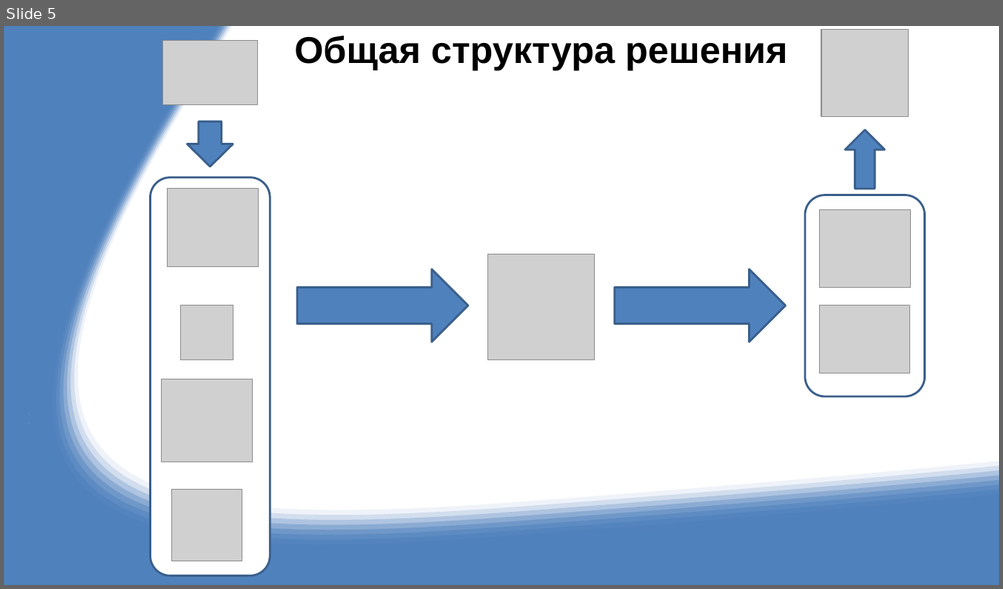
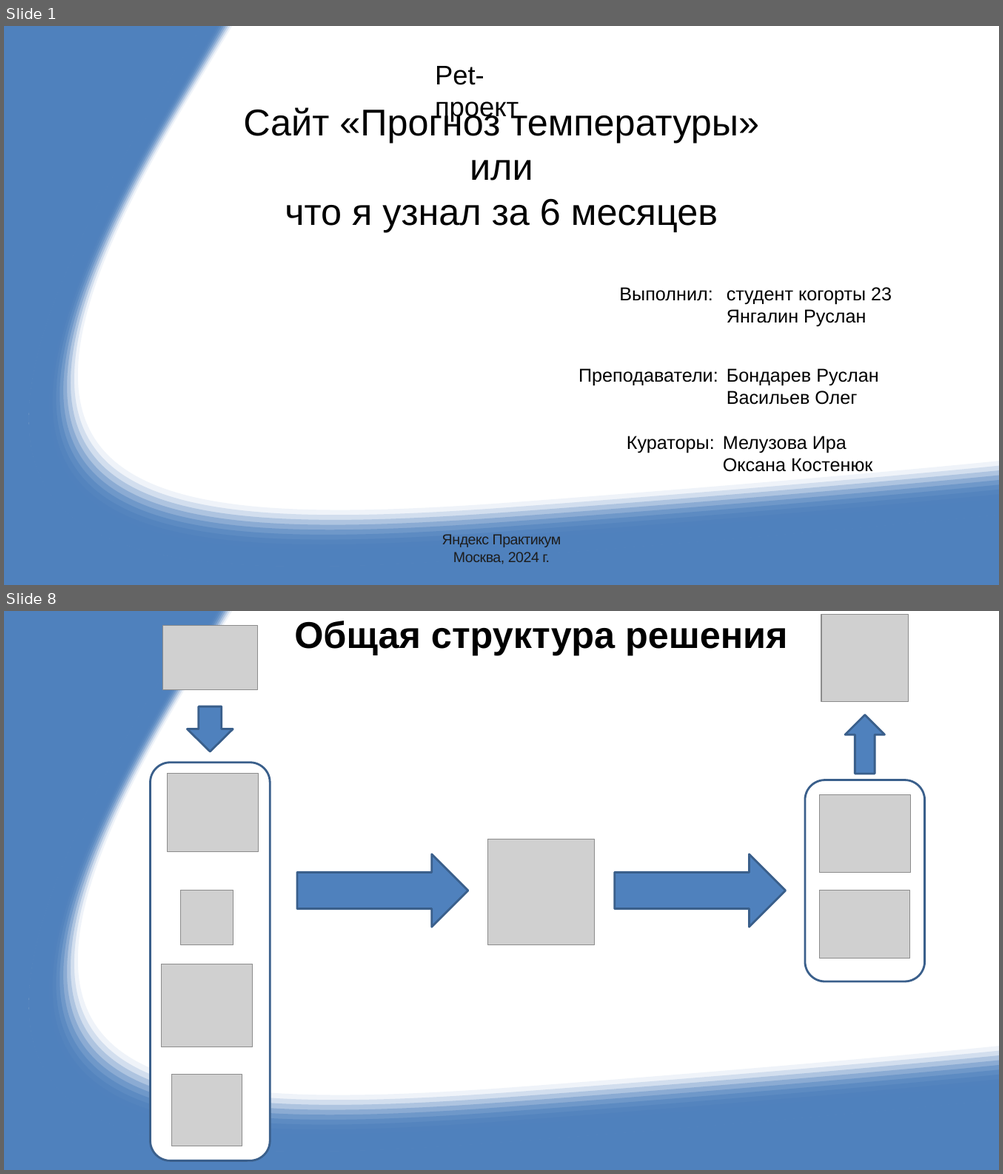
Before and after one commit to RUS02/PetProjJRG, a slide deck: DOC/DE_Yandex_2023-2024.pptx. Shown one above the other, each under a label of ours: slide 5 before the commit, slides 1 and 8 after it; the slides between them are not shown. The pictures are 1003x589 and 1003x1174 pixels, drawn with LibreOffice and Linux fonts; fonts in the diff are those of the drawing; grey boxes stand for pictures. Boxes give left, top, right and bottom in pixels: in the first picture for what was removed or moved away, otherwise in the second. Text is boxed around its words. In the diff, an @@ line names an element or a change of style, - is before the commit and + after.

```diff
--- a/DOC/DE_Yandex_2023-2024.pptx
+++ b/DOC/DE_Yandex_2023-2024.pptx
@@ slide 1 added at (4,26,999,585), background #FFFFFF; not listed: 12 template elements that a slide beside it also shows @@
@@ text added at (435,66,518,122), 26 pt, text #000000 @@
+Pet-проект
@@ title added at (243,105,759,232), 36 pt, text #000000 @@
+Сайт «Прогноз температуры»
+или
+что я узнал за 6 месяцев
@@ text added at (619,287,891,327), 18 pt, text #000000 @@
+Выполнил:
+студент когорты 23
+Янгалин Руслан
@@ text added at (578,369,878,405), 18 pt, text #000000 @@
+Преподаватели:
+Бондарев Руслан
+Васильев Олег
@@ text added at (626,436,872,472), 18 pt, text #000000 @@
+Кураторы:
+Мелузова Ира
+Оксана Костенюк
@@ text added at (442,534,561,565), 14 pt, text #1D1D1D @@
+Яндекс Практикум
+Москва, 2024 г.
@@ what was slide 5 is now slide 8 @@
```
Also in this commit, not shown: 3 slides changed, 4 other slides added, 1 slide removed, 19 other files.
